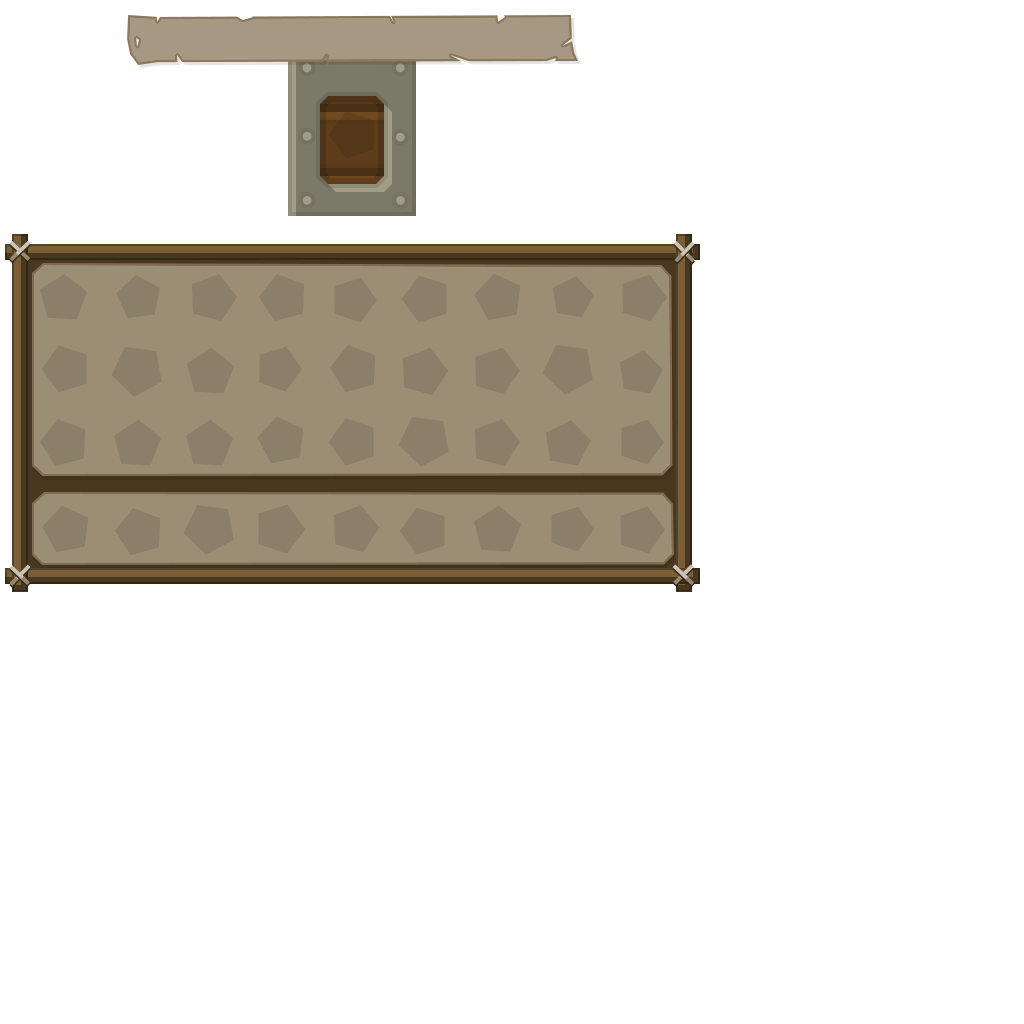
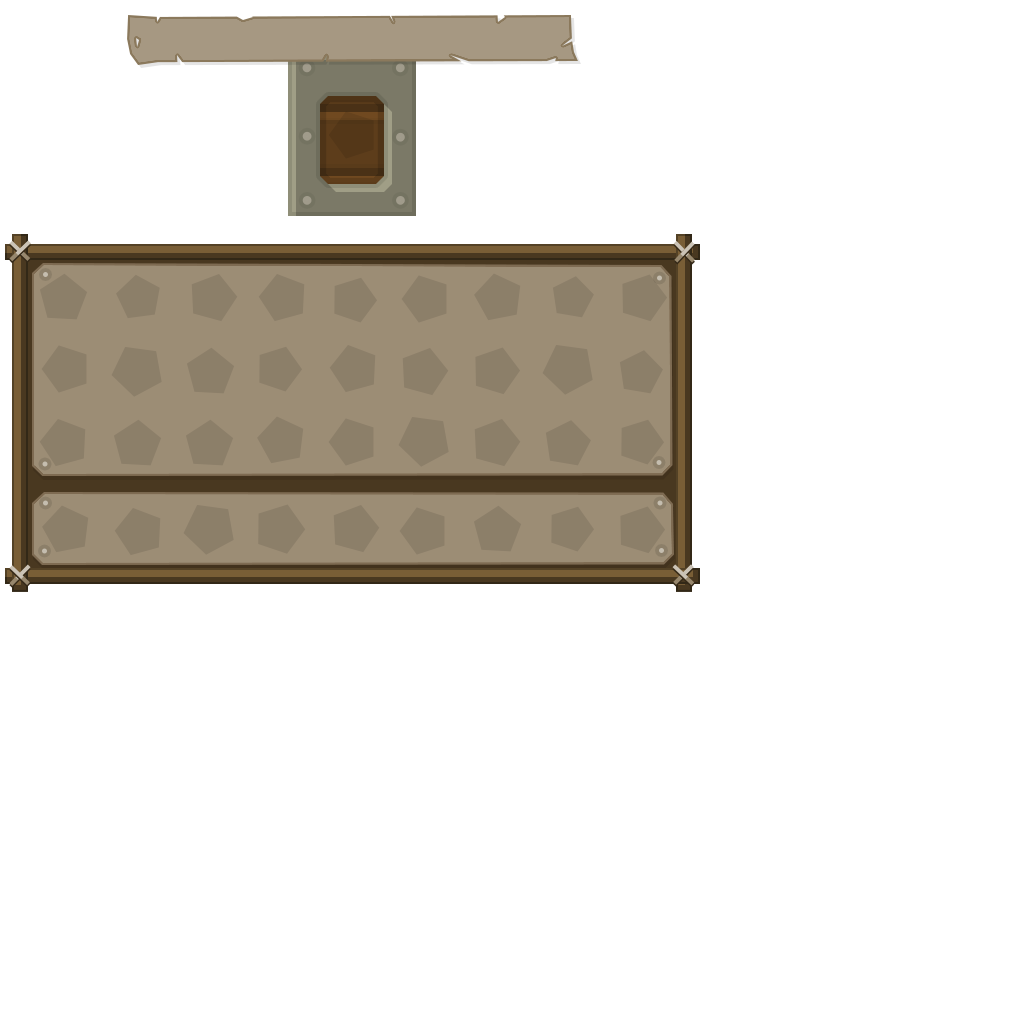
Before/after of a 1024×1024 layered artwork. What changed in the layer stack:
added layer "Forme 21" in group "inventaire" over [42, 272, 664, 554]
painted on "Forme 20", unmasked it over [39, 268, 668, 556]
painted on "Forme 19", unmasked it over [38, 268, 668, 558]
unmasked "Forme 14" over [38, 268, 668, 558]
